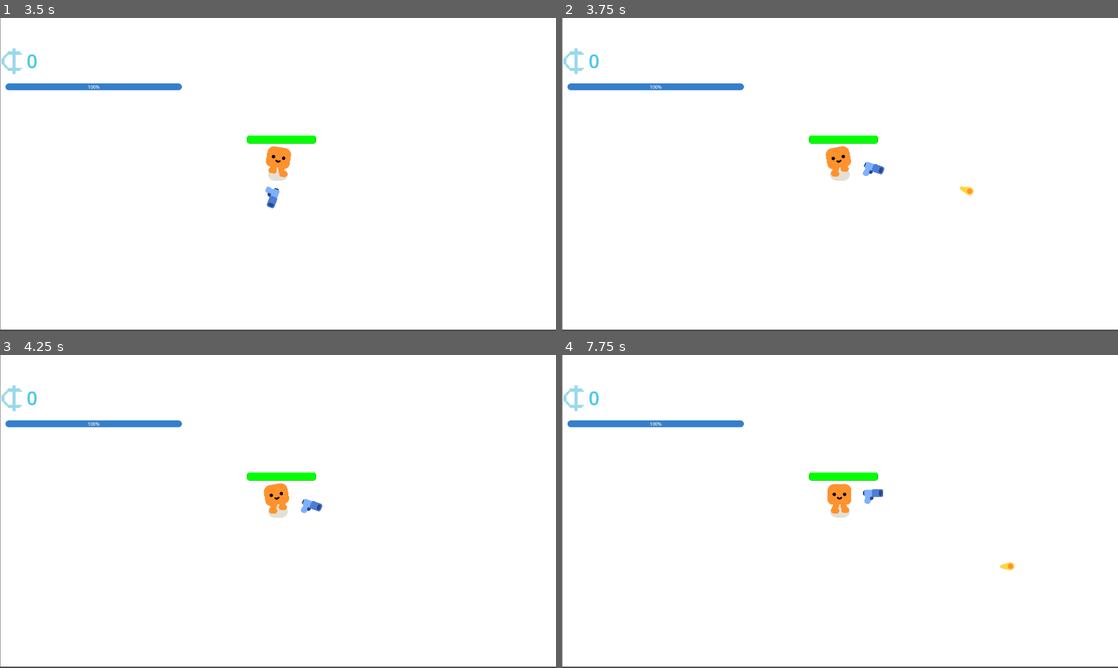
Above: before the commit, frames 1-4 (two rows, left to right).
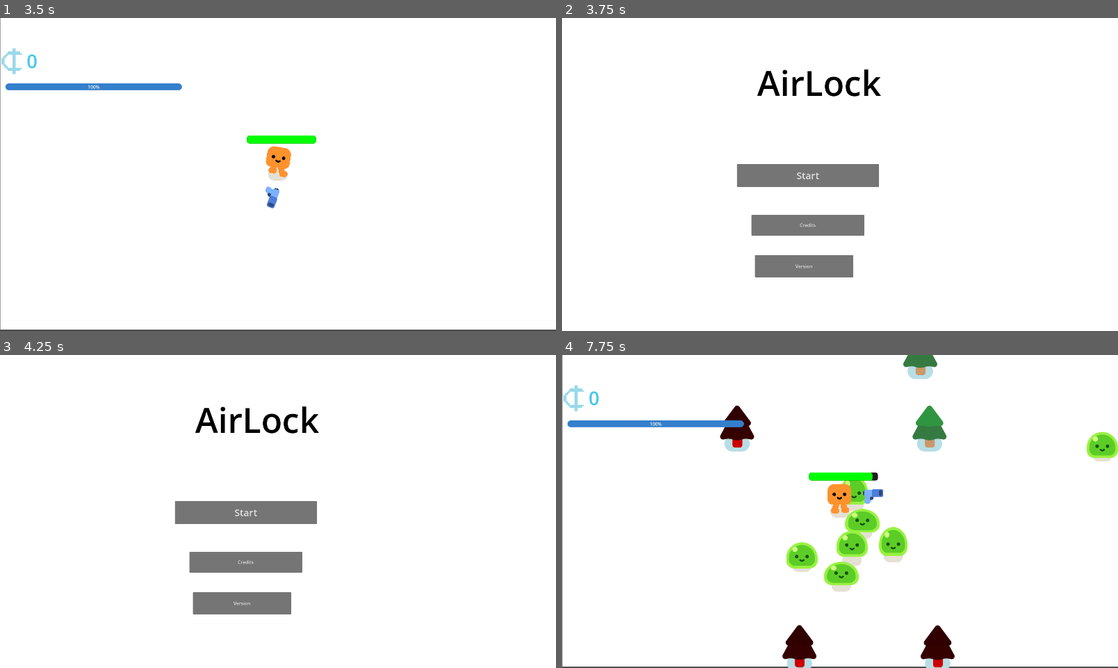
Above: after the commit, the same moments.

Repository: Noah77A/Airlock
Game: Godot game, scene res://survivors_game.tscn
The game is run twice, just before and just after one commit, with the same random seed, the same clock (stepped at 60 frames per second) and the same inputs.
Inputs (mouse positions are in pixels of both pictures, inside the frame that each line leads up to):
- Up to frame 1 (3.5 s): tap Enter at 0.5 s; move the mouse to (400, 158) at 0.52 s; press the mouse at (400, 158) at 0.53 s; hold D (move_right) 0.53-1.28 s; move the mouse to (166, 190) at 1.27 s; release the mouse at (166, 190) at 1.28 s; hold S (move_down) 1.28-2.03 s; click (166, 190) at 1.35 s; move the mouse to (333, 105) at 2.02 s; press the mouse at (333, 105) at 2.03 s; hold D (move_right) 2.03-2.78 s; move the mouse to (250, 237) at 2.77 s; release the mouse at (250, 237) at 2.78 s; hold W (move_up) from 2.78 s (still down); click (250, 237) at 2.85 s
- Up to frame 2 (3.75 s): move the mouse to (1006, 221) at 3.52 s; release W (move_up) at 3.53 s; press the mouse at (1006, 221) at 3.53 s; hold A (move_left) from 3.53 s (still down)
- Up to frame 3 (4.25 s): keep holding A (move_left)
- Up to frame 4 (7.75 s): release A (move_left) at 4.25 s; release the mouse at (1006, 558) at 4.25 s; click (806, 511) at 4.25 s, where only the run after the commit has a clickable "Start"; move the mouse to (673, 464) at 5.02 s; hold A (move_left) 5.03-5.78 s; click (673, 464) at 5.1 s; move the mouse to (867, 511) at 5.77 s; press the mouse at (867, 511) at 5.78 s; hold S (move_down) 5.78-6.53 s; move the mouse to (756, 433) at 6.52 s; release the mouse at (756, 433) at 6.53 s; hold D (move_right) 6.53-7.28 s; click (756, 433) at 6.6 s; move the mouse to (962, 495) at 7.27 s; press the mouse at (962, 495) at 7.28 s; hold W (move_up) from 7.28 s (still down)

Frame 1 is identical in both runs. In frame 2, 7.2% of the frame differs, in the area x 0-100%, y 0-100%; in frame 3, 7.2%; in frame 4, 5.7%.

Commit message:
Oxygen meter set up
moved it to game scene and attached meter update to mob spawn, timer is 2 minutes

Diff:
--- a/Airlock/player.gd
+++ b/Airlock/player.gd
@@ -6,9 +6,7 @@
 func _physics_process(delta):
 	%OxygenMeter.wait_time = GameManager.oxygen + 60
 	%OxygenBar.max_value = %OxygenMeter.wait_time
-
 	%OxygenMeter.start()
-
 	%OxygenBar.value = %OxygenMeter.time_left
 
 	var direction = Input.get_vector("move_left","move_right","move_up","move_down")
--- a/Airlock/player.tscn
+++ b/Airlock/player.tscn
@@ -4,19 +4,6 @@
 [ext_resource type="Script" uid="uid://yh2ao5or56lq" path="res://player.gd" id="1_onrkg"]
 [ext_resource type="PackedScene" uid="uid://du5i8r7jdycua" path="res://gun.tscn" id="3_i3pqv"]
 [ext_resource type="Texture2D" uid="uid://cyyh0hb1gomly" path="res://assets/Credit.png" id="4_hqtel"]
-
-[sub_resource type="StyleBoxFlat" id="StyleBoxFlat_sweqy"]
-corner_radius_top_left = 16
-corner_radius_top_right = 16
-corner_radius_bottom_right = 16
-corner_radius_bottom_left = 16
-
-[sub_resource type="StyleBoxFlat" id="StyleBoxFlat_2hs0m"]
-bg_color = Color(0.20462477, 0.49895602, 0.79832965, 1)
-corner_radius_top_left = 16
-corner_radius_top_right = 16
-corner_radius_bottom_right = 16
-corner_radius_bottom_left = 16
 
 [sub_resource type="CircleShape2D" id="CircleShape2D_onrkg"]
 radius = 29.15
@@ -40,20 +27,6 @@
 
 [node name="Player" type="CharacterBody2D" unique_id=227039421]
 script = ExtResource("1_onrkg")
-
-[node name="OxygenBar" type="ProgressBar" parent="." unique_id=83714366]
-unique_name_in_owner = true
-anchors_preset = 5
-anchor_left = 0.5
-anchor_right = 0.5
-offset_left = -941.0
-offset_top = -314.0
-offset_right = -332.0
-offset_bottom = -291.0
-grow_horizontal = 2
-theme_override_styles/background = SubResource("StyleBoxFlat_sweqy")
-theme_override_styles/fill = SubResource("StyleBoxFlat_2hs0m")
-value = 100.0
 
 [node name="HappyBoo" parent="." unique_id=1091727253 instance=ExtResource("1_4flbx")]
 
@@ -99,9 +72,3 @@
 position = Vector2(-917, -391)
 scale = Vector2(0.054375015, 0.055625007)
 texture = ExtResource("4_hqtel")
-
-[node name="OxygenMeter" type="Timer" parent="." unique_id=1287375485]
-unique_name_in_owner = true
-wait_time = 0.056
-
-[connection signal="timeout" from="OxygenMeter" to="." method="_on_oxygen_meter_timeout"]
--- a/Airlock/survivors_game.gd
+++ b/Airlock/survivors_game.gd
@@ -7,7 +7,7 @@
 	%PathFollow2D.progress_ratio = randf()
 	new_mob.global_position = %PathFollow2D.global_position
 	add_child(new_mob)
-
+	%OxygenBar.value = %OxygenMeter.time_left
 func spawn_tree():
 	var new_tree = preload("res://pine_tree.tscn").instantiate()
 	%PathFollow2D.progress_ratio = randf()
@@ -34,6 +34,10 @@
 func _on_start_pressed():
 	%Timer.start()
 	%MainMenu.queue_free()
+	%OxygenMeter.wait_time = GameManager.oxygen + 60
+	%OxygenBar.max_value = %OxygenMeter.wait_time
+	%OxygenMeter.start()
+
 
 
 func _on_start_timer_timeout() -> void:
@@ -54,3 +58,8 @@
 	if version_scene:
 		var versionScreen = version_scene.instantiate()
 		add_child(versionScreen)
+
+
+func _on_oxygen_meter_timeout() -> void:
+	%"Game Over".visible = true
+	get_tree().paused = true
--- a/Airlock/survivors_game.tscn
+++ b/Airlock/survivors_game.tscn
@@ -5,13 +5,25 @@
 [ext_resource type="PackedScene" uid="uid://c4id02rt1qhvl" path="res://pine_tree.tscn" id="2_l26od"]
 [ext_resource type="PackedScene" uid="uid://ctw3fqepj17lq" path="res://ui/credits.tscn" id="4_qqaft"]
 [ext_resource type="PackedScene" uid="uid://dfr82kqkjqur5" path="res://ui/version.tscn" id="5_7jj1j"]
-[ext_resource type="PackedScene" uid="uid://6iue8ok2oj4p" path="res://game_generation/data_storage/player_room_handler.tscn" id="6_edxvn"]
 
 [sub_resource type="Curve2D" id="Curve2D_qqaft"]
 _data = {
 "points": PackedVector2Array(0, 0, 0, 0, -75, -90, 0, 0, 0, 0, 2031, -90, 0, 0, 0, 0, 2033, 1120, 0, 0, 0, 0, -81, 1114, 0, 0, 0, 0, -72, -87)
 }
 point_count = 5
+
+[sub_resource type="StyleBoxFlat" id="StyleBoxFlat_7jj1j"]
+corner_radius_top_left = 16
+corner_radius_top_right = 16
+corner_radius_bottom_right = 16
+corner_radius_bottom_left = 16
+
+[sub_resource type="StyleBoxFlat" id="StyleBoxFlat_edxvn"]
+bg_color = Color(0.20462477, 0.49895602, 0.79832965, 1)
+corner_radius_top_left = 16
+corner_radius_top_right = 16
+corner_radius_bottom_right = 16
+corner_radius_bottom_left = 16
 
 [node name="Game" type="Node2D" unique_id=90994203]
 y_sort_enabled = true
@@ -39,6 +51,24 @@
 [node name="PathFollow2D" type="PathFollow2D" parent="Player/Path2D" unique_id=1393536581]
 unique_name_in_owner = true
 position = Vector2(-75, -90)
+
+[node name="OxygenBar" type="ProgressBar" parent="Player" unique_id=343746548]
+unique_name_in_owner = true
+anchors_preset = 5
+anchor_left = 0.5
+anchor_right = 0.5
+offset_left = -941.0
+offset_top = -314.0
+offset_right = -332.0
+offset_bottom = -291.0
+grow_horizontal = 2
+theme_override_styles/background = SubResource("StyleBoxFlat_7jj1j")
+theme_override_styles/fill = SubResource("StyleBoxFlat_edxvn")
+value = 100.0
+
+[node name="OxygenMeter" type="Timer" parent="Player" unique_id=871822174]
+unique_name_in_owner = true
+wait_time = 0.056
 
 [node name="PineTree" parent="." unique_id=326243450 instance=ExtResource("2_l26od")]
 unique_name_in_owner = true
@@ -129,9 +159,10 @@
 wait_time = 3.5
 autostart = true
 
-[node name="PlayerRoomHandler" parent="." unique_id=1494511931 instance=ExtResource("6_edxvn")]
+[node name="PlayerRoomHandler" parent="." unique_id=1494511931]
 
 [connection signal="health_depleted" from="Player" to="." method="_on_player_health_depleted"]
+[connection signal="timeout" from="Player/OxygenMeter" to="." method="_on_oxygen_meter_timeout"]
 [connection signal="timeout" from="Timer" to="." method="_on_timer_timeout"]
 [connection signal="pressed" from="MainMenu/Start" to="." method="_on_start_pressed"]
 [connection signal="pressed" from="MainMenu/Credits" to="." method="_on_credits_pressed"]
